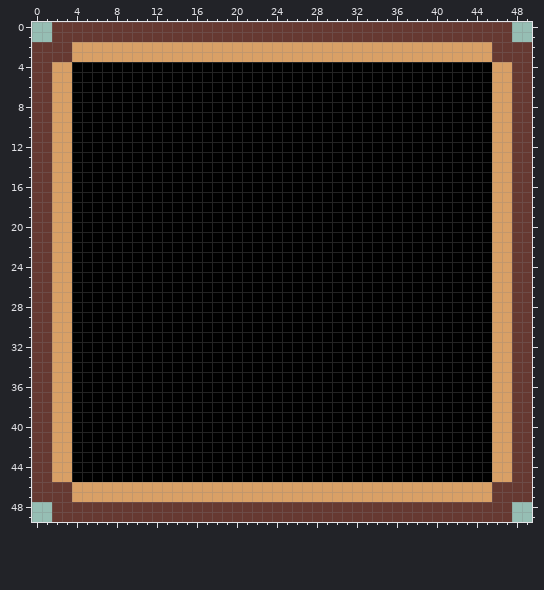
One commit to this pixel-art file: ase/BurgerIco.ase. Above: the version before the commit.
50x50 pixels, 1 frame.
And afterwards:
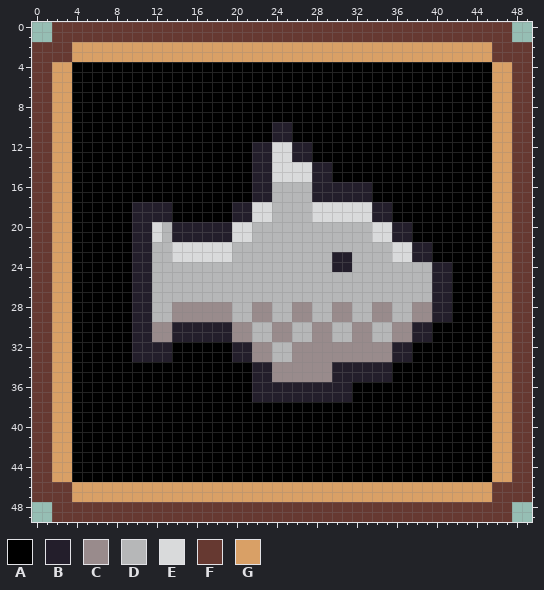
Palette (. is transparent): A #000000  B #231e2b  C #998b8c  D #b6b7b8  E #d9dadb  F #663931  G #d9a066
Author's note on the commit: add fish patty with icon
Difference:
{"change": "layer \"fish\" added"}
{"where": "layer \"fish\""}
{"y":10,"x":24,"old":"AA","new":"BB"}
{"y":11,"x":24,"old":"AA","new":"BB"}
{"y":12,"x":22,"old":"AAAAAA","new":"BBEEBB"}
{"y":13,"x":22,"old":"AAAAAA","new":"BBEEBB"}
{"y":14,"x":22,"old":"AAAAAAAA","new":"BBEEEEBB"}
{"y":15,"x":22,"old":"AAAAAAAA","new":"BBEEEEBB"}
{"y":16,"x":22,"old":"AAAAAAAAAAAA","new":"BBDDDDBBBBBB"}
{"y":17,"x":22,"old":"AAAAAAAAAAAA","new":"BBDDDDBBBBBB"}
{"y":18,"x":10,"old":"AAAA","new":"BBBB"}
{"y":18,"x":20,"old":"AAAAAAAAAAAAAAAA","new":"BBEEDDDDEEEEEEBB"}
{"y":19,"x":10,"old":"AAAA","new":"BBBB"}
{"y":19,"x":20,"old":"AAAAAAAAAAAAAAAA","new":"BBEEDDDDEEEEEEBB"}
{"y":20,"x":10,"old":"AAAAAAAAAAAAAAAAAAAAAAAAAAAA","new":"BBEDBBBBBBEEDDDDDDDDDDDDEEBB"}
{"y":21,"x":10,"old":"AAAAAAAAAAAAAAAAAAAAAAAAAAAA","new":"BBEDBBBBBBEEDDDDDDDDDDDDEEBB"}
{"y":22,"x":10,"old":"AAAAAAAAAAAAAAAAAAAAAAAAAAAAAA","new":"BBDDEEEEEEDDDDDDDDDDDDDDDDEEBB"}
{"y":23,"x":10,"old":"AAAAAAAAAAAAAAAAAAAAAAAAAAAAAA","new":"BBDDEEEEEEDDDDDDDDDDBBDDDDEEBB"}
{"y":24,"x":10,"old":"AAAAAAAAAAAAAAAAAAAAAAAAAAAAAAAA","new":"BBDDDDDDDDDDDDDDDDDDBBDDDDDDDDBB"}
{"y":25,"x":10,"old":"AAAAAAAAAAAAAAAAAAAAAAAAAAAAAAAA","new":"BBDDDDDDDDDDDDDDDDDDDDDDDDDDDDBB"}
{"y":26,"x":10,"old":"AAAAAAAAAAAAAAAAAAAAAAAAAAAAAAAA","new":"BBDDDDDDDDDDDDDDDDDDDDDDDDDDDDBB"}
{"y":27,"x":10,"old":"AAAAAAAAAAAAAAAAAAAAAAAAAAAAAAAA","new":"BBDDDDDDDDDDDDDDDDDDDDDDDDDDDDBB"}
{"y":28,"x":10,"old":"AAAAAAAAAAAAAAAAAAAAAAAAAAAAAAAA","new":"BBDDCCCCCCDDCCDDCCDDCCDDCCDDCCBB"}
{"y":29,"x":10,"old":"AAAAAAAAAAAAAAAAAAAAAAAAAAAAAAAA","new":"BBDDCCCCCCDDCCDDCCDDCCDDCCDDCCBB"}
{"y":30,"x":10,"old":"AAAAAAAAAAAAAAAAAAAAAAAAAAAAAA","new":"BBCCBBBBBBCCDDCCDDCCDDCCDDCCBB"}
{"y":31,"x":10,"old":"AAAAAAAAAAAAAAAAAAAAAAAAAAAAAA","new":"BBCCBBBBBBCCDDCCDDCCDDCCDDCCBB"}
{"y":32,"x":10,"old":"AAAA","new":"BBBB"}
{"y":32,"x":20,"old":"AAAAAAAAAAAAAAAAAA","new":"BBCCDDCCCCCCCCCCBB"}
{"y":33,"x":10,"old":"AAAA","new":"BBBB"}
{"y":33,"x":20,"old":"AAAAAAAAAAAAAAAAAA","new":"BBCCDDCCCCCCCCCCBB"}
{"y":34,"x":22,"old":"AAAAAAAAAAAAAA","new":"BBCCCCCCBBBBBB"}
{"y":35,"x":22,"old":"AAAAAAAAAAAAAA","new":"BBCCCCCCBBBBBB"}
{"y":36,"x":22,"old":"AAAAAAAAAA","new":"BBBBBBBBBB"}
{"y":37,"x":22,"old":"AAAAAAAAAA","new":"BBBBBBBBBB"}
